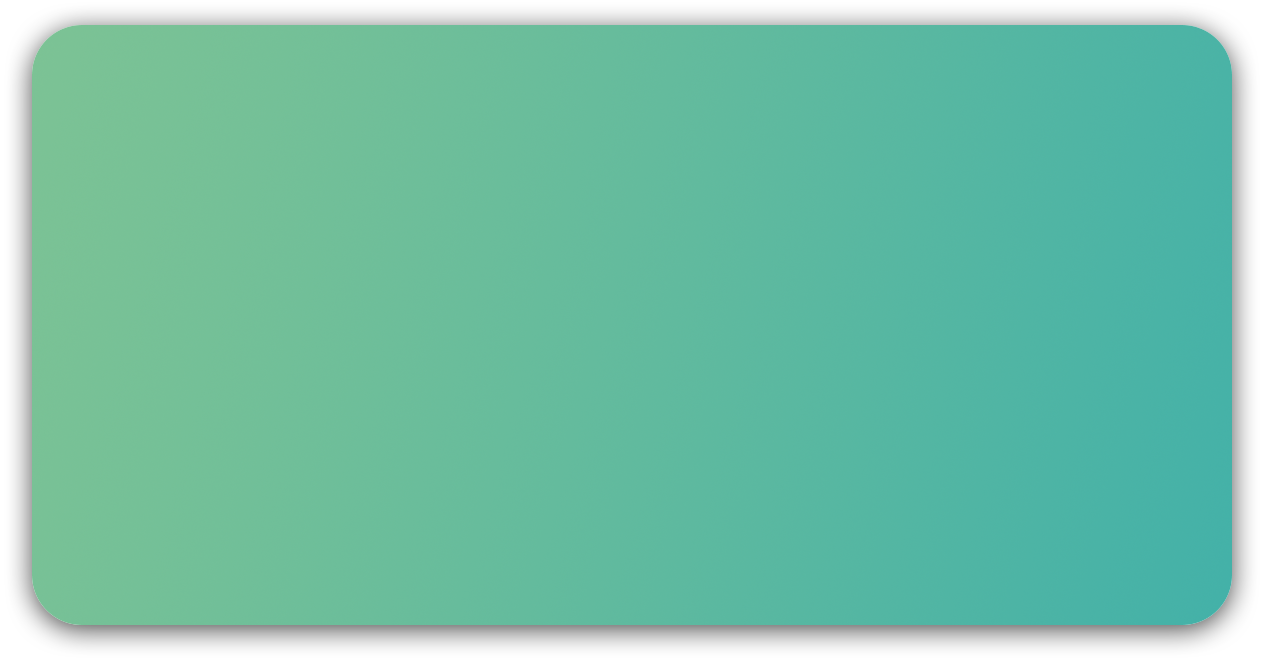
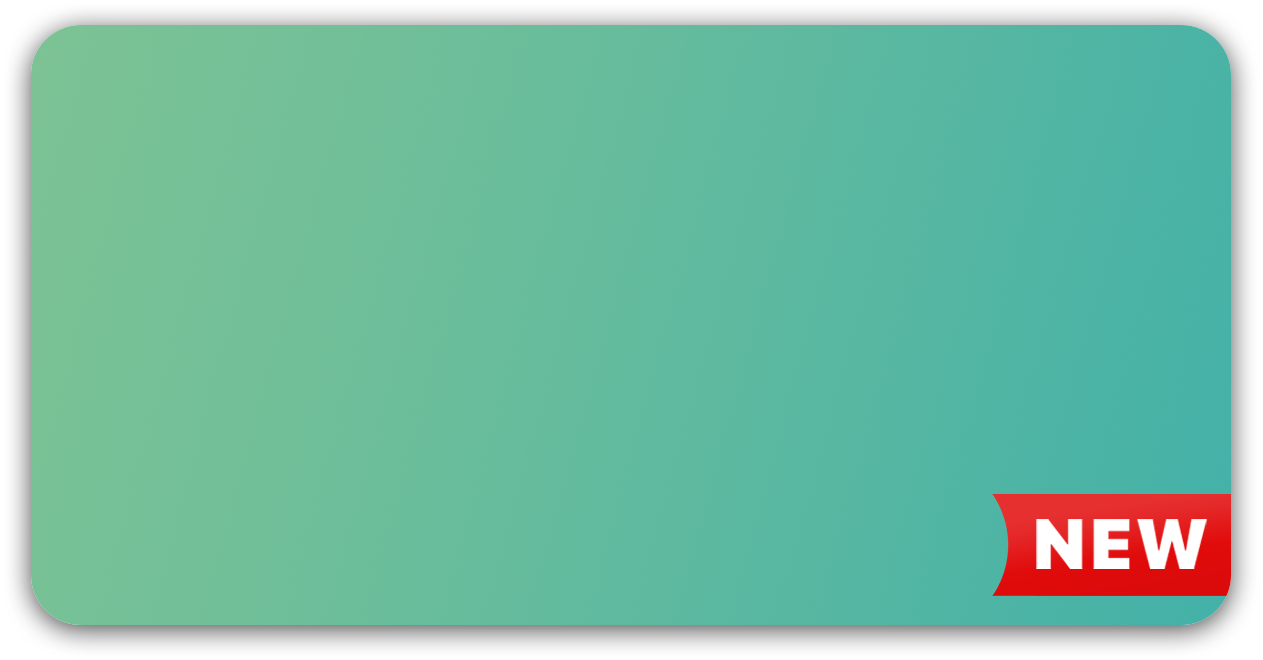
Before/after of a 1263 x 660 layered artwork. What changed in the layer stack:
added group "Miniature" with 6 layers over bbox(11, 25, 1252, 634)
added group "Group 1" with 4 layers in group "Miniature" over bbox(11, 25, 1252, 634)
added group "New" with 2 layers in group "Group 1" over bbox(992, 494, 1243, 596)
added layer "NEW" in group "New" over bbox(1036, 519, 1207, 569)
added layer "CommingSoonLabel" in group "New" over bbox(992, 494, 1243, 596)
moved "DrawBase" into group "Group 1", painted on it, unmasked it over bbox(11, 25, 1252, 634)
